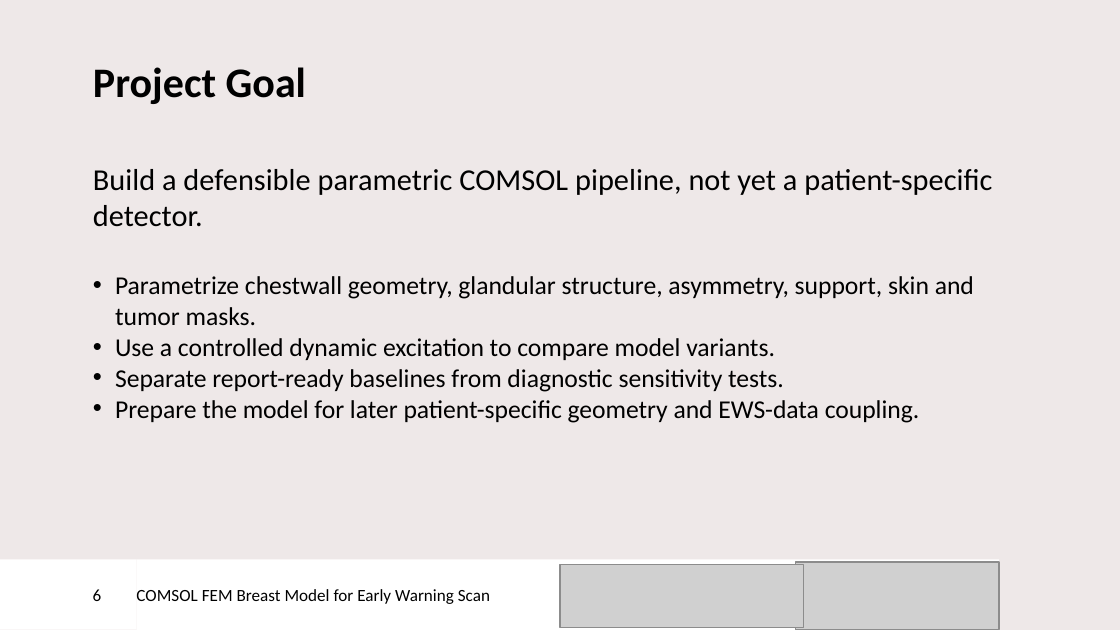
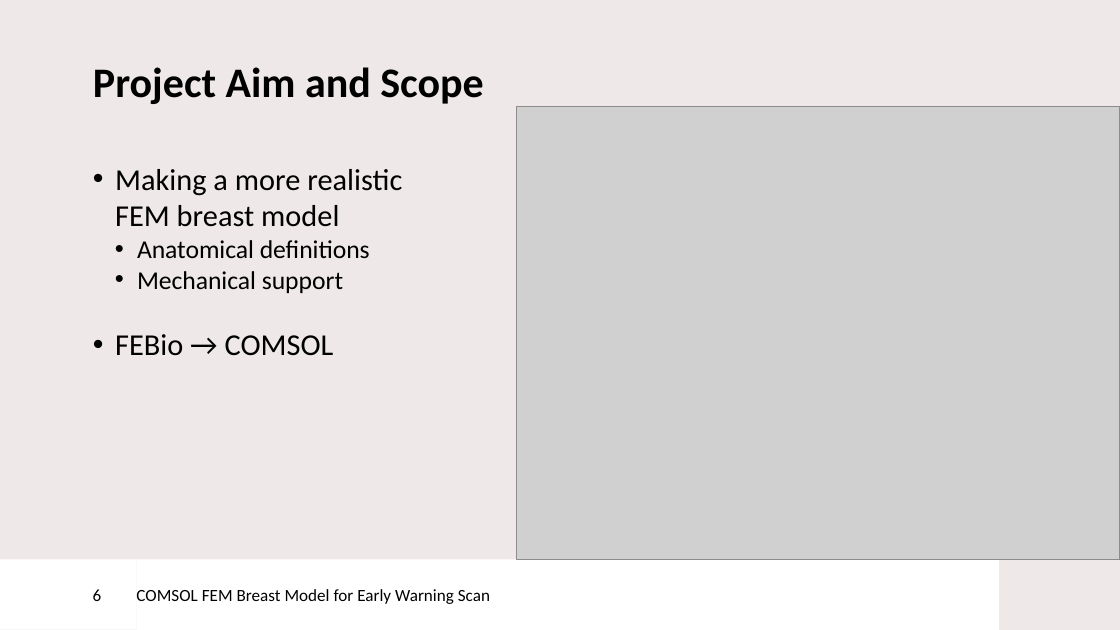
Before and after one commit to DaanKuijpers11/ews-comsol-breast-fem, a slide deck: slide 6 of docs/presentation/Early Warning Scan intership presentation - Daan Kuijpers.pptx. Drawn at 1120x630 pixels with LibreOffice and Linux fonts; fonts in the diff are those of the drawing; grey boxes stand for pictures; background and template pictures are left out. Boxes give left, top, right and bottom in pixels: in the first picture for what was removed or moved away, otherwise in the second. Text is boxed around its words. In the diff, an @@ line names an element or a change of style, - is before the commit and + after.

```diff
--- a/docs/presentation/Early Warning Scan intership presentation - Daan Kuijpers.pptx
+++ b/docs/presentation/Early Warning Scan intership presentation - Daan Kuijpers.pptx
@@ title at bbox=[93, 67, 483, 104]: text changed @@
-Project Goal
+Project Aim and Scope
@@ picture added at bbox=[516, 106, 1120, 559] @@
@@ text at bbox=[115, 169, 402, 356]: text changed; size 16.5 to 19.5 pt @@
-Build a defensible parametric COMSOL pipeline, not yet a patient-specific detector.
-    • Parametrize chestwall geometry, glandular structure, asymmetry, support, skin and tumor masks.
-    • Use a controlled dynamic excitation to compare model variants.
-    • Separate report-ready baselines from diagnostic sensitivity tests.
-    • Prepare the model for later patient-specific geometry and EWS-data coupling.
+    • Making a more realistic
+      FEM breast model
+      • Anatomical definitions
+      • Mechanical support
+    • FEBio → COMSOL
@@ picture removed at bbox=[560, 564, 804, 628] @@
@@ picture removed at bbox=[795, 562, 999, 630] @@
```
Also in this commit, not shown: 15 other slides changed, 18 slides added, 5 slides removed, 9 other files.
